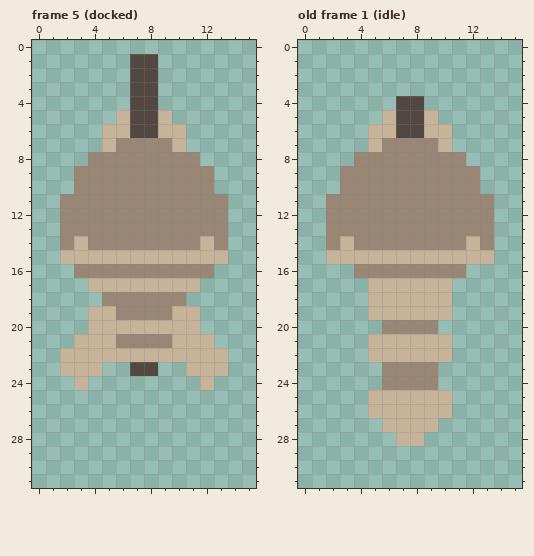
Two states of a pixel-art file, res/atlas/launcher.aseprite. Above: the version before the commit.
16x32 pixels, 5 frames. Shown: frame 5 (docked), old frame 1 (idle). The commit also changed other frames, which this record leaves out.
Once edited:
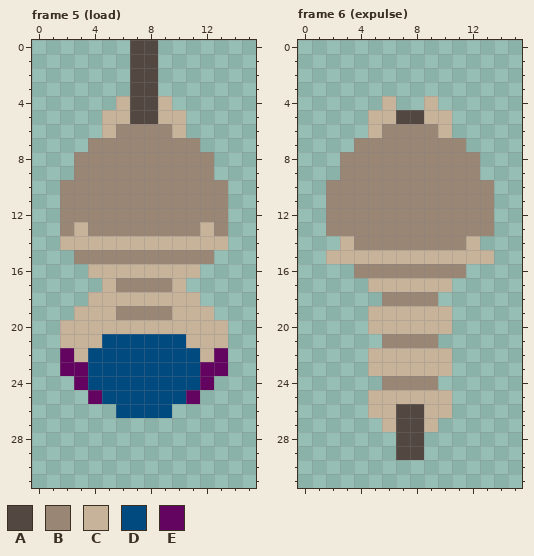
Palette (. is transparent): A #534741  B #998675  C #c7b29a  D #004a80  E #630460
A new or re-ordered frame is compared with the old frame closest to it.
The edit:
{"change": "frames 5 -> 6"}
{"where": "frame 5 (load)"}
{"frame":5,"y":0,"x":7,"old":"..","new":"AA"}
{"frame":5,"y":4,"x":6,"old":".","new":"C"}
{"frame":5,"y":4,"x":9,"old":".","new":"C"}
{"frame":5,"y":5,"x":5,"old":".","new":"C"}
{"frame":5,"y":5,"x":10,"old":".","new":"C"}
{"frame":5,"y":6,"x":6,"old":"CAAC","new":"BBBB"}
{"frame":5,"y":7,"x":4,"old":".C","new":"BB"}
{"frame":5,"y":7,"x":10,"old":"C.","new":"BB"}
{"frame":5,"y":8,"x":3,"old":".","new":"B"}
{"frame":5,"y":8,"x":12,"old":".","new":"B"}
{"frame":5,"y":10,"x":2,"old":".","new":"B"}
{"frame":5,"y":10,"x":13,"old":".","new":"B"}
{"frame":5,"y":13,"x":3,"old":"B","new":"C"}
{"frame":5,"y":13,"x":12,"old":"B","new":"C"}
{"frame":5,"y":14,"x":2,"old":"B","new":"C"}
{"frame":5,"y":14,"x":4,"old":"BBBBBBBB","new":"CCCCCCCC"}
{"frame":5,"y":14,"x":13,"old":"B","new":"C"}
{"frame":5,"y":15,"x":2,"old":"CCCCCCCCCCCC","new":".BBBBBBBBBB."}
{"frame":5,"y":16,"x":3,"old":"BBBBBBBBBB","new":".CCCCCCCC."}
{"frame":5,"y":17,"x":4,"old":"C","new":"."}
{"frame":5,"y":17,"x":6,"old":"CCCC","new":"BBBB"}
{"frame":5,"y":17,"x":11,"old":"C","new":"."}
{"frame":5,"y":18,"x":4,"old":".BBBBBB.","new":"CCCCCCCC"}
{"frame":5,"y":19,"x":3,"old":".","new":"C"}
{"frame":5,"y":19,"x":12,"old":".","new":"C"}
{"frame":5,"y":20,"x":2,"old":"..","new":"CC"}
{"frame":5,"y":20,"x":12,"old":"..","new":"CC"}
{"frame":5,"y":21,"x":2,"old":".","new":"C"}
{"frame":5,"y":21,"x":5,"old":"CBBBBC","new":"DDDDDD"}
{"frame":5,"y":21,"x":13,"old":".","new":"C"}
{"frame":5,"y":22,"x":2,"old":"C","new":"E"}
{"frame":5,"y":22,"x":4,"old":"CCCCCCCC","new":"DDDDDDDD"}
{"frame":5,"y":22,"x":13,"old":"C","new":"E"}
{"frame":5,"y":23,"x":2,"old":"CCC..AA..CCC","new":"EEDDDDDDDDEE"}
{"frame":5,"y":24,"x":3,"old":"C........C","new":"EDDDDDDDDE"}
{"frame":5,"y":25,"x":4,"old":"........","new":"EDDDDDDE"}
{"frame":5,"y":26,"x":6,"old":"....","new":"DDDD"}
{"where": "frame 6 (expulse) is new; against old frame 1 (idle)"}
{"frame":6,"y":4,"x":6,"old":".AA.","new":"C..C"}
{"frame":6,"y":5,"x":5,"old":".","new":"C"}
{"frame":6,"y":5,"x":10,"old":".","new":"C"}
{"frame":6,"y":6,"x":6,"old":"CAAC","new":"BBBB"}
{"frame":6,"y":7,"x":4,"old":".C","new":"BB"}
{"frame":6,"y":7,"x":10,"old":"C.","new":"BB"}
{"frame":6,"y":8,"x":3,"old":".","new":"B"}
{"frame":6,"y":8,"x":12,"old":".","new":"B"}
{"frame":6,"y":10,"x":2,"old":".","new":"B"}
{"frame":6,"y":10,"x":13,"old":".","new":"B"}
{"frame":6,"y":14,"x":2,"old":"B","new":"."}
{"frame":6,"y":14,"x":13,"old":"B","new":"."}
{"frame":6,"y":18,"x":5,"old":"CCCCCC","new":".BBBB."}
{"frame":6,"y":20,"x":5,"old":".BBBB.","new":"CCCCCC"}
{"frame":6,"y":21,"x":5,"old":"CCCCCC","new":".BBBB."}
{"frame":6,"y":23,"x":5,"old":".BBBB.","new":"CCCCCC"}
{"frame":6,"y":26,"x":7,"old":"CC","new":"AA"}
{"frame":6,"y":27,"x":7,"old":"CC","new":"AA"}
{"frame":6,"y":28,"x":7,"old":"CC","new":"AA"}
{"frame":6,"y":29,"x":7,"old":"..","new":"AA"}
{"label":"changed","picture_box":[60,40,228,418]}
{"label":"changed","picture_box":[326,96,494,250]}
{"label":"changed","picture_box":[368,292,452,460]}
